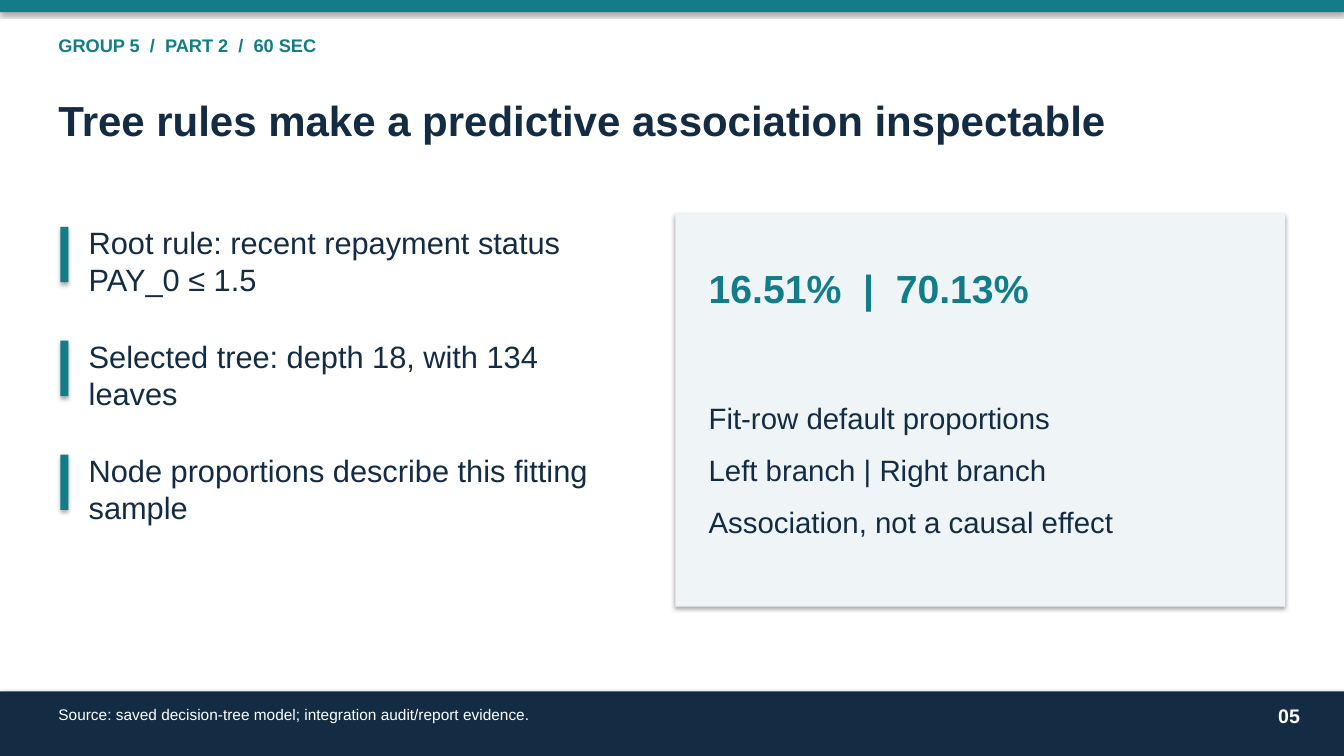
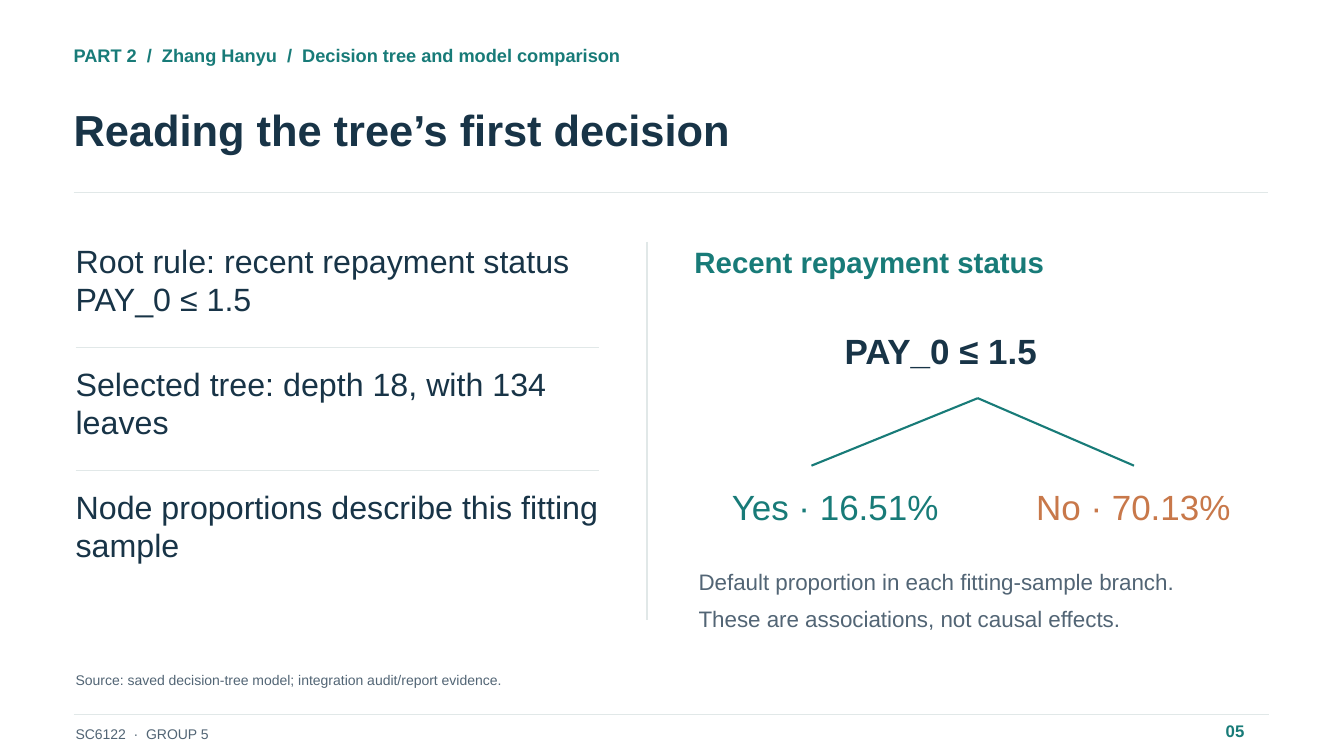
Before and after one commit to IcantFind-a-username/-SC6122-Group5-Credit-Default, a slide deck: slide 5 of submission/Group5_Presentation.pptx. Drawn at 1344x756 pixels with LibreOffice and Linux fonts; fonts in the diff are those of the drawing. Boxes give left, top, right and bottom in pixels: in the first picture for what was removed or moved away, otherwise in the second. Text is boxed around its words. In the diff, an @@ line names an element or a change of style, - is before the commit and + after.

```diff
--- a/submission/Group5_Presentation.pptx
+++ b/submission/Group5_Presentation.pptx
@@ rectangle removed at (0,0,1344,12) @@
@@ text added at (74,48,620,66), 13 pt, text #187B78, bold @@
+PART 2 / Zhang Hanyu / Decision tree and model comparison
@@ text removed at (58,105,1106,145) @@
-Tree rules make a predictive association inspectable
@@ text at (74,114,730,154): text changed; size 13 to 31 pt; text colour #127D88 to #183447 @@
-GROUP 5 / PART 2 / 60 SEC
+Reading the tree’s first decision
@@ line added from (74, 193) to (1268, 193), #E1E8E8 1 pt @@
@@ rectangle removed at (60,227,69,282) @@
@@ text "Root rule: recent repayment status ...": place and size @@
-text "Root rule: recent repayment status ..." at (89,231,560,297)
+text "Root rule: recent repayment status ..." at (76,249,569,318)
@@ rectangle removed at (676,214,1286,607) @@
@@ line added from (647, 242) to (647, 620), #E1E8E8 1 pt @@
@@ text added at (694,252,1044,279), 21 pt, text #187B78, bold @@
+Recent repayment status
@@ rectangle removed at (60,341,69,396) @@
@@ line added from (76, 348) to (599, 348), #E1E8E8 1 pt @@
@@ text at (845,339,1037,369): text changed; size 28 to 25 pt; text colour #127D88 to #183447 @@
-16.51% | 70.13%
+PAY_0 ≤ 1.5
@@ text "Selected tree: depth 18, with ...": place and size @@
-text "Selected tree: depth 18, with ..." at (89,345,538,406)
+text "Selected tree: depth 18, with ..." at (76,372,546,435)
@@ text removed at (709,407,1113,537) @@
-Fit-row default proportions
-Left branch | Right branch
-Association, not a causal effect
@@ line added from (978, 398) to (812, 466), #187B78 1.5 pt @@
@@ line added from (978, 398) to (1134, 466), #187B78 1.5 pt @@
@@ rectangle removed at (60,455,69,510) @@
@@ line added from (76, 471) to (599, 471), #E1E8E8 1 pt @@
@@ size 22 to 23 pt, text colour #142C43 to #183447; less space between paragraphs in 3 elements at (76,249,569,318), (76,372,546,435), (76,495,598,563) @@
@@ text "Node proportions describe this fitting ...": place and size @@
-text "Node proportions describe this fitting ..." at (89,459,587,524)
+text "Node proportions describe this fitting ..." at (76,495,598,563)
@@ text added at (732,495,939,521), 25 pt, text #187B78 @@
+Yes · 16.51%
@@ text added at (1036,495,1231,521), 25 pt, text #C8784A @@
+No · 70.13%
@@ text added at (699,574,1174,630), 16 pt, text #526575 @@
+Default proportion in each fitting-sample branch.
+These are associations, not causal effects.
@@ text "Source: saved decision-tree model; integration ...": place and size @@
-text "Source: saved decision-tree model; integration ..." at (58,709,529,724)
+text "Source: saved decision-tree model; integration ..." at (76,675,502,688)
@@ text "Source: saved decision-tree model; integration ..." at (76,675,502,688): size 11 to 10 pt, text colour #FFFFFF to #526575; less space between paragraphs @@
@@ rectangle removed at (0,692,1344,756) @@
@@ line added from (74, 715) to (1269, 715), #E1E8E8 1 pt @@
@@ text "05": place and size @@
-text "05" at (1278,709,1300,724)
+text "05" at (1226,725,1245,737)
@@ text "05" at (1226,725,1245,737): size 14 to 12 pt, text colour #FFFFFF to #187B78; less space between paragraphs @@
@@ text added at (76,729,209,739), 10 pt, text #526575 @@
+SC6122 · GROUP 5
```
Also in this commit, not shown: 14 other slides changed, 1 slide added, 1 slide removed, 13 other files.
